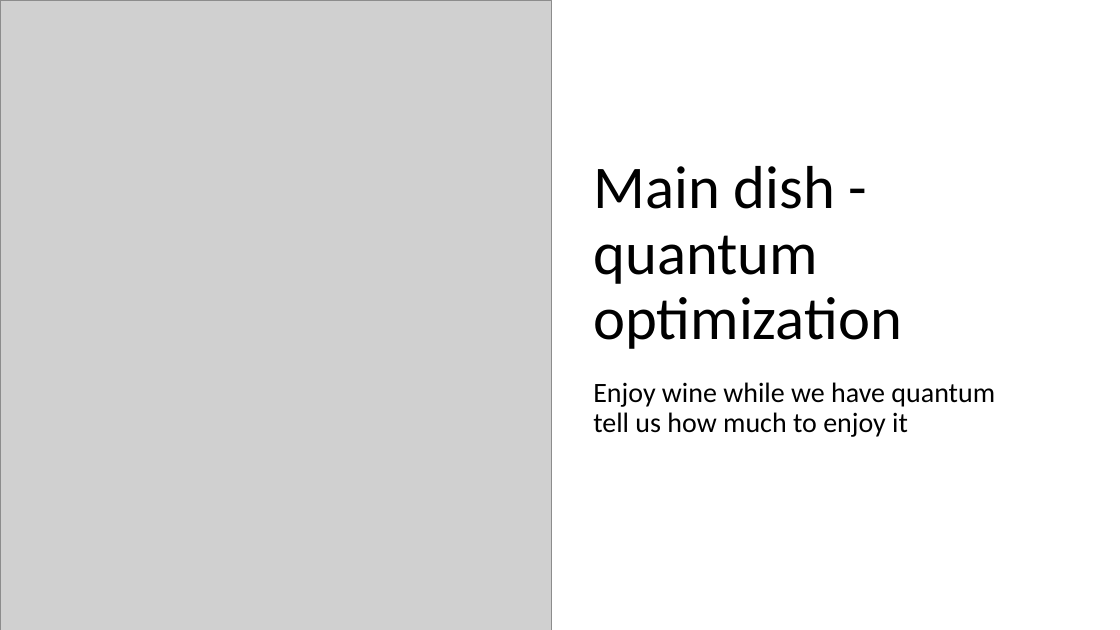
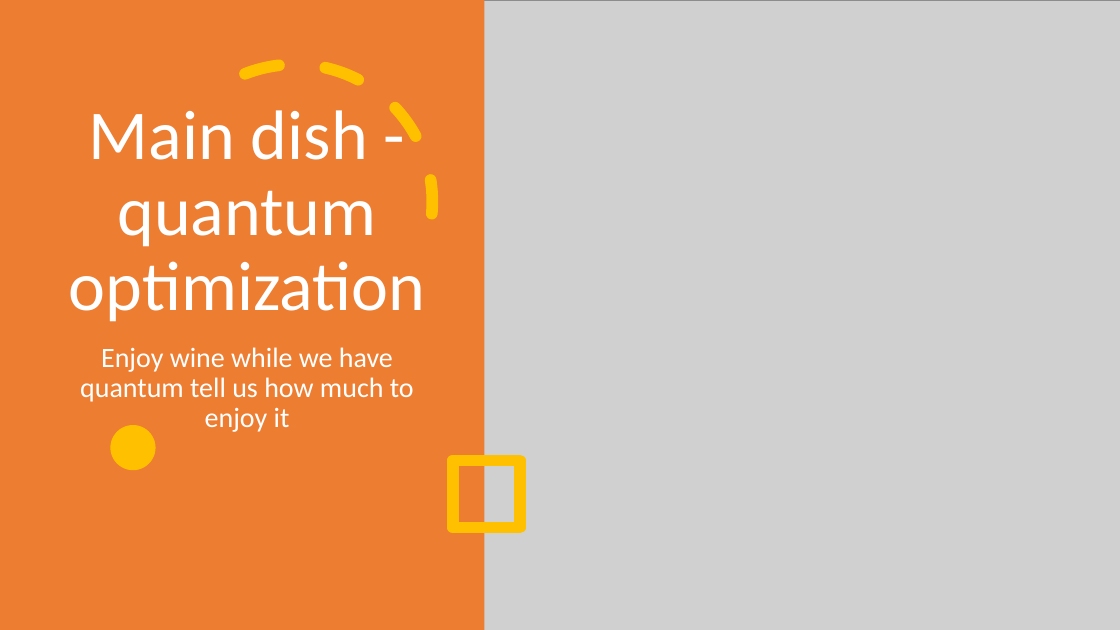
Before and after one commit to splch/ionq-ml-demo, a slide deck: slide 8 of misc/presentation.pptx (slide 17 before the commit). Drawn at 1120x630 pixels with LibreOffice and Linux fonts; fonts in the diff are those of the drawing; grey boxes stand for pictures. Boxes give left, top, right and bottom in pixels: in the first picture for what was removed or moved away, otherwise in the second. Text is boxed around its words. In the diff, an @@ line names an element or a change of style, - is before the commit and + after.

```diff
--- a/misc/presentation.pptx
+++ b/misc/presentation.pptx
@@ rectangle added at (x1=0, y1=0, x2=485, y2=630), fill #ED7D31 @@
@@ picture resized from (x1=0, y1=0, x2=552, y2=630) to (x1=469, y1=0, x2=1120, y2=630) @@
@@ arc (boxed as its full ellipse) added at (x1=146, y1=53, x2=444, y2=351), outline #FFC000 10 pt dashed @@
@@ title "Main dish - quantum optimization" moved from (x1=593, y1=166, x2=902, y2=349) to (x1=69, y1=110, x2=425, y2=322) @@
@@ title "Main dish - quantum optimization" at (x1=69, y1=110, x2=425, y2=322): size 52 to 60 pt, text colour #000000 to #FFFFFF; alignment left to centre @@
@@ text "Enjoy wine while we have ..." moved from (x1=593, y1=382, x2=995, y2=437) to (x1=80, y1=347, x2=414, y2=432) @@
@@ text "Enjoy wine while we have ..." at (x1=80, y1=347, x2=414, y2=432): text colour #000000 to #FFFFFF; alignment left to centre @@
@@ ellipse added at (x1=110, y1=425, x2=155, y2=471), fill #FFC000 @@
@@ rectangle added at (x1=453, y1=460, x2=520, y2=528), outline #FFC000 10 pt @@
```
Also in this commit, not shown: 5 other slides changed, 4 slides added, 14 slides removed, 4 other files.
